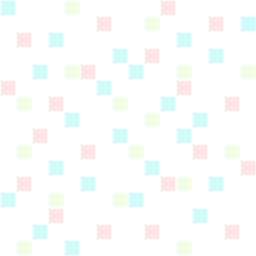
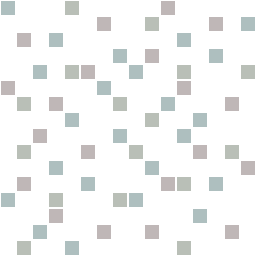
Layered file, before and after one edit (256 × 256). Changes by layer:
hid "squares tile copy" over left=1, top=1, right=255, bottom=255
added layer "squares tile copy #2" (50%) above "Layer" over left=1, top=1, right=255, bottom=255
